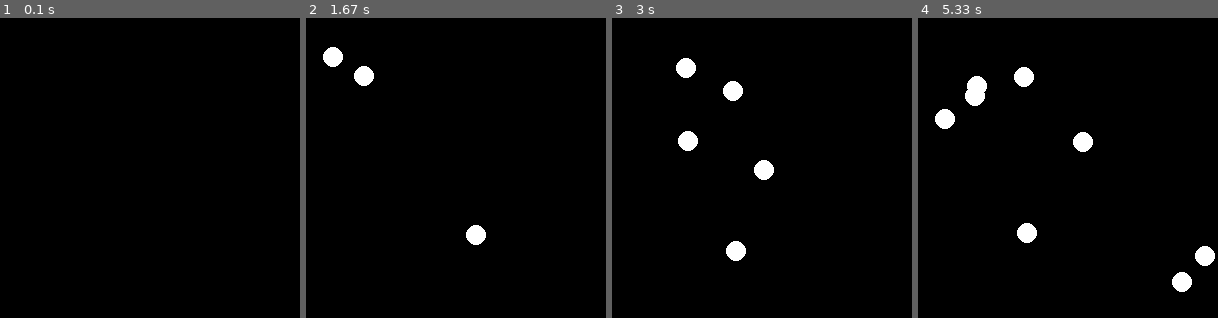
Above: before the commit, frames 1-4 (left to right).
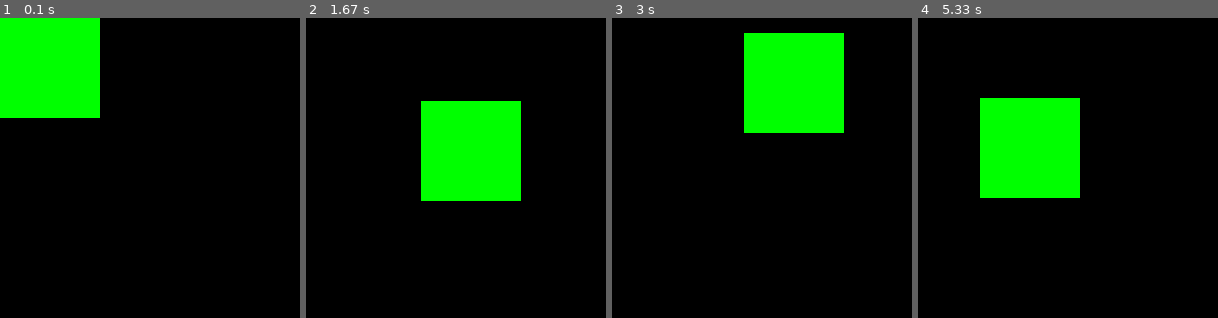
Above: after the commit, the same moments.

Repository: AidarusIkarus/pygame
Game: pygame game, started from main.py
Two runs of this game, one before a commit and one after it. Both use one fixed random seed, a clock stepped at 60 frames per second and the inputs below.
Inputs (mouse positions are in pixels of both pictures, inside the frame that each line leads up to):
- Up to frame 1 (0.1 s): no input
- Up to frame 2 (1.67 s): press the mouse at (357, 69) at 0.37 s; move the mouse to (360, 96) at 0.47 s; release the mouse at (363, 123) at 0.6 s; press the mouse at (363, 123) at 0.7 s; move the mouse to (423, 183) at 0.8 s; release the mouse at (483, 243) at 0.93 s; press the mouse at (483, 243) at 1.53 s; move the mouse to (471, 150) at 1.63 s
- Up to frame 3 (3 s): release the mouse at (765, 60) at 1.77 s; press the mouse at (765, 63) at 1.87 s; move the mouse to (759, 171) at 1.97 s; release the mouse at (756, 276) at 2.1 s; press the mouse at (756, 270) at 2.7 s; move the mouse to (774, 174) at 2.8 s; release the mouse at (795, 81) at 2.93 s
- Up to frame 4 (5.33 s): press the mouse at (1101, 84) at 3.53 s; move the mouse to (1038, 135) at 3.63 s; release the mouse at (975, 186) at 3.77 s; press the mouse at (975, 186) at 4.37 s; move the mouse to (1032, 168) at 4.47 s; release the mouse at (1092, 150) at 4.6 s; press the mouse at (1092, 150) at 5.2 s; move the mouse to (1029, 147) at 5.3 s

The runs differ from the first frame. In frame 1, 11% of the frame differs, in the area x 0-34%, y 0-34%; in frame 2, 12%; in frame 3, 13%; in frame 4, 14%, in the area x 5-99%, y 16-92%.

Commit message:
pg2 3 Перетаскивание

Diff:
--- a/main.py
+++ b/main.py
@@ -1,51 +1,34 @@
 import pygame
-import os
 
 if __name__ == '__main__':
     pygame.init()
-    pygame.display.set_caption('Шарики')
+    pygame.display.set_caption('Перетаскивание')
     size = (300, 300)
 
     screen = pygame.display.set_mode(size)
     clock = pygame.time.Clock()
     running = True
     boolean = False
-    radius = 10
-    circles = []
+    x, y = 0, 0
+    prev_x, prev_y, new_x, new_y = 0, 0, 0, 0
 
     while running:
         for event in pygame.event.get():
             if event.type == pygame.QUIT:
                 running = False
             if event.type == pygame.MOUSEBUTTONDOWN:
-                x, y = event.pos
-                if x < radius:
-                    x = radius
-                if y < radius:
-                    y = radius
-                circles.append([x, y, 1, -1])
+                if x < event.pos[0] < x + 100 and y < event.pos[1] < y + 100:
+                    boolean = True
 
+            if event.type == pygame.MOUSEMOTION:
+                if boolean:
+                    new_x, new_y = event.rel
+                    x += new_x
+                    y += new_y
+            if event.type == pygame.MOUSEBUTTONUP:
+                boolean = False
         screen.fill('black')
-        dt = clock.tick() / 1000
-        for elem in circles:
-            cur_x, cur_y, x_dir, y_dir = elem
-            pygame.draw.circle(screen, 'white', (int(cur_x), int(cur_y)), radius)
-            elem[0] -= x_dir * 100 / 1.414 * dt
-            elem[1] += y_dir * 100 / 1.414 * dt
-            if cur_x < radius:
-                elem[0] = radius
-                elem[2] = -elem[2]
 
-            if cur_x > size[0] - radius:
-                elem[0] = size[0] - radius
-                elem[2] = -elem[2]
-
-            if cur_y < radius:
-                elem[1] = radius
-                elem[3] = -elem[3]
-
-            if cur_y > size[1] - radius:
-                elem[1] = size[1] - radius
-                elem[3] = -elem[3]
+        pygame.draw.rect(screen, 'green', (x, y, 100, 100))
         pygame.display.flip()
     pygame.quit()
